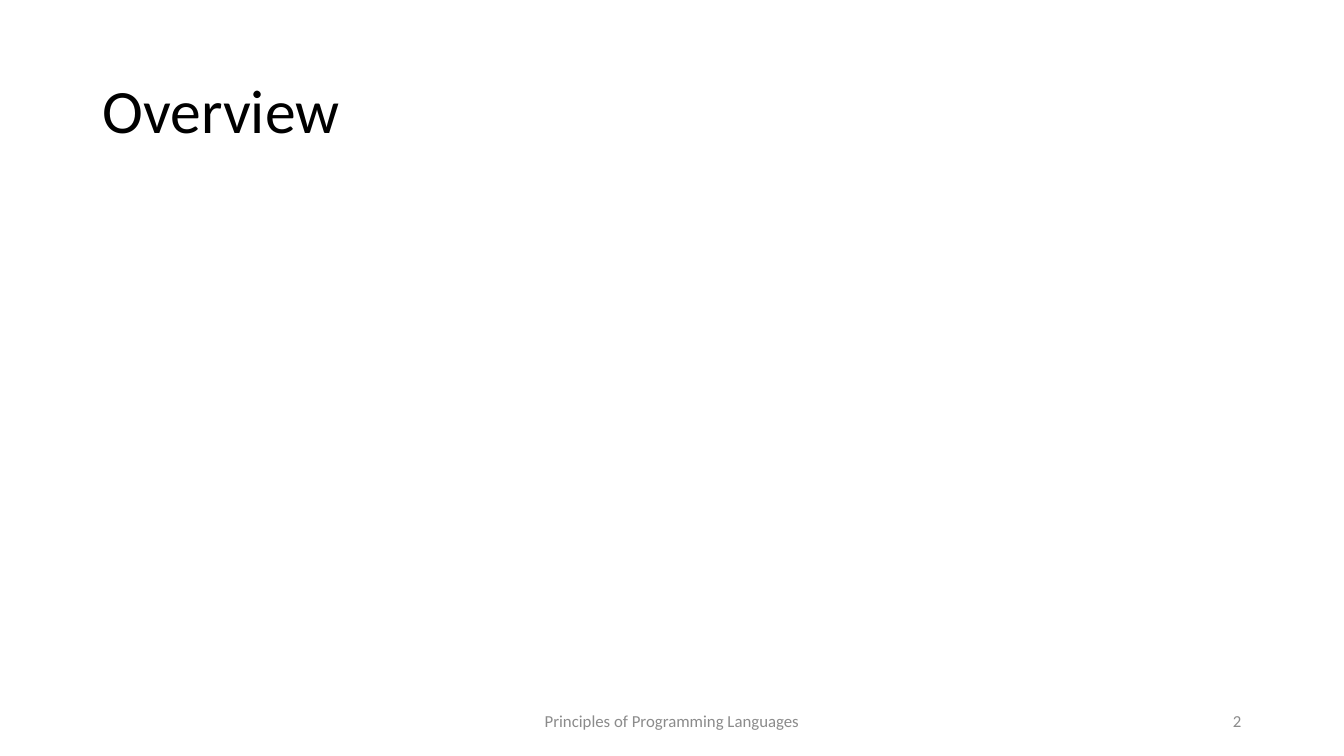
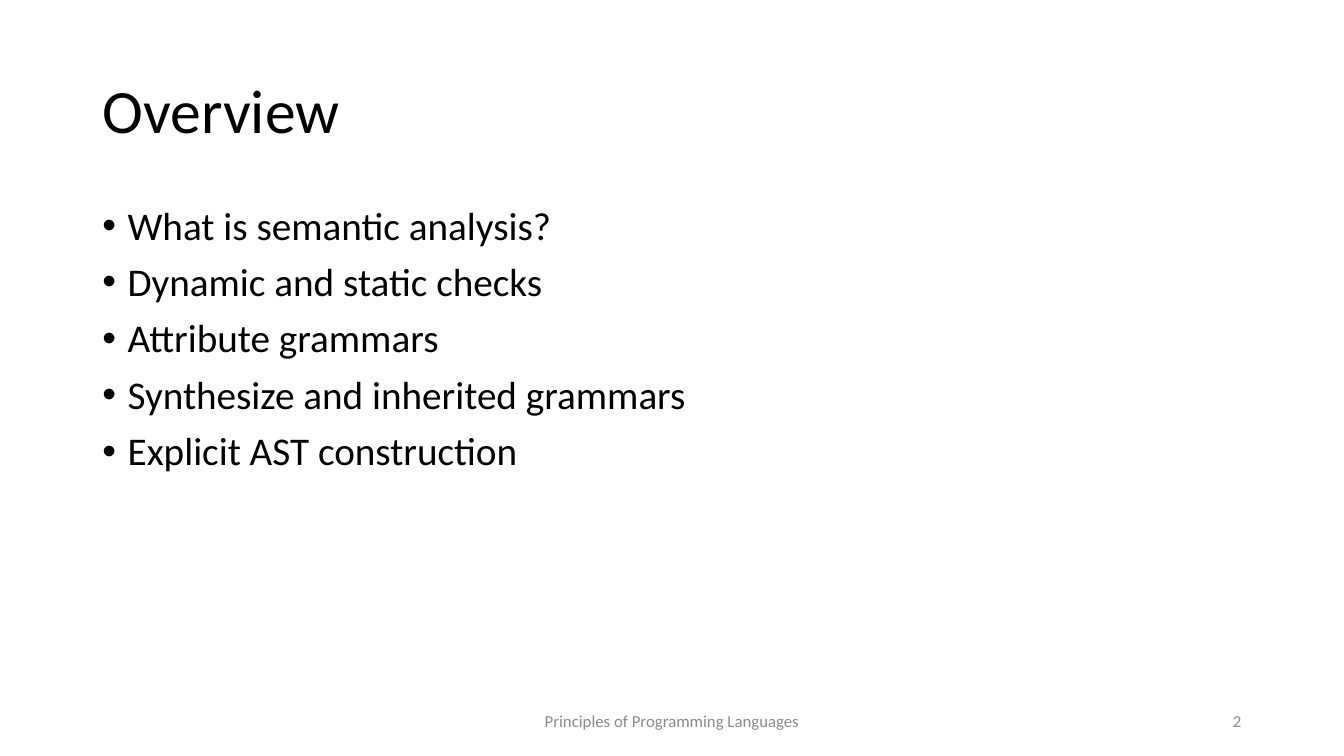
Before and after one commit to kongm/pl-design, a slide deck: slide 2 of semantics.pptx. Drawn at 1344x756 pixels with LibreOffice and Linux fonts; fonts in the diff are those of the drawing. Boxes give left, top, right and bottom in pixels: in the first picture for what was removed or moved away, otherwise in the second. Text is boxed around its words. In the diff, an @@ line names an element or a change of style, - is before the commit and + after.

Commit message:
adding scanning.pdf and updated versions of semantics.pdf and pptx. Semantics is mostly done

```diff
--- a/semantics.pptx
+++ b/semantics.pptx
@@ text added at box(128, 212, 686, 472), 28 pt, text #000000 @@
+• What is semantic analysis?
+• Dynamic and static checks
+• Attribute grammars
+• Synthesize and inherited grammars
+• Explicit AST construction
```
Also in this commit, not shown: 6 slides added, 2 other files.
